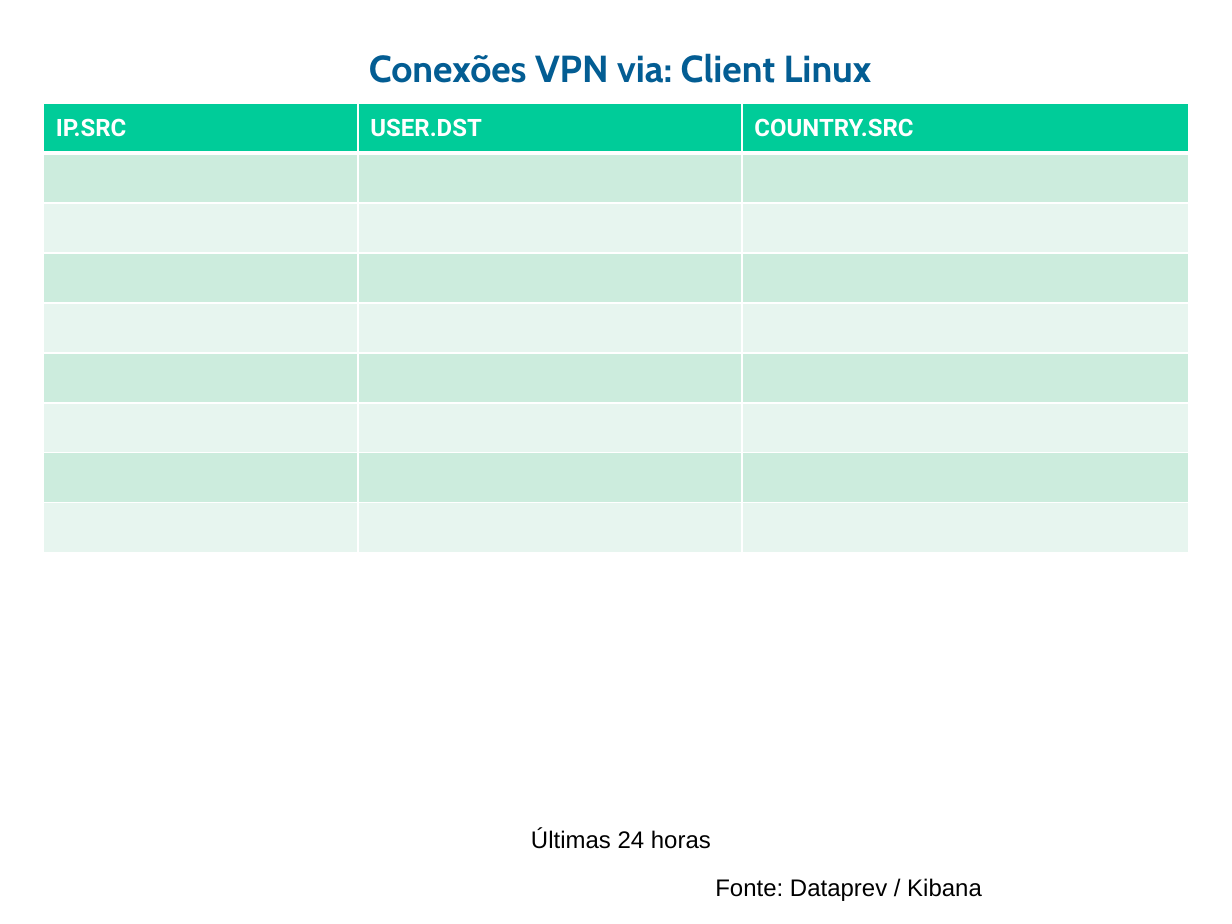
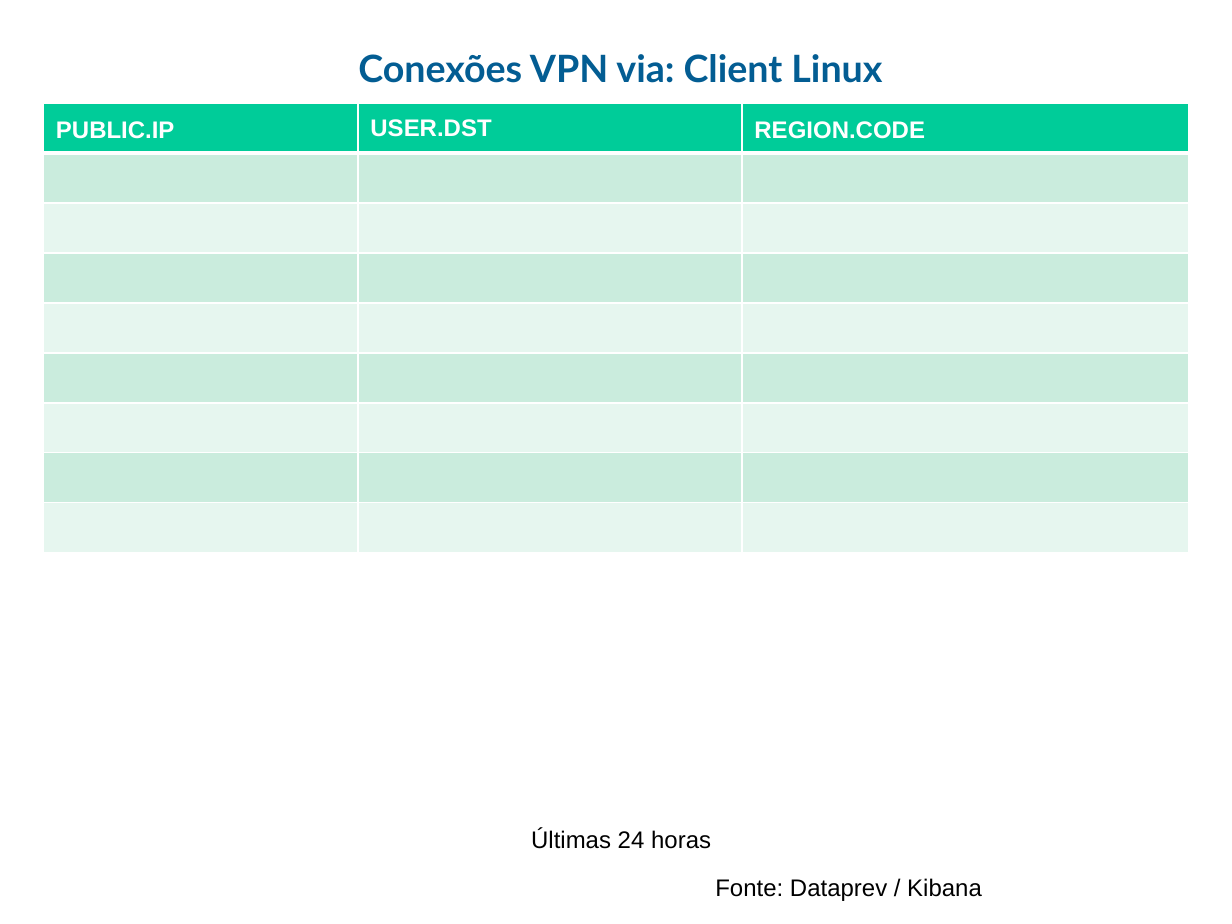
Before and after one commit to guihred/Experiments, a slide deck: slide 19 of src/main/resources/models/Radar_Eventos_v01122020REL1.pptx. Drawn at 1232x924 pixels with LibreOffice and Linux fonts; fonts in the diff are those of the drawing; background and template pictures are left out. Boxes give left, top, right and bottom in pixels: in the first picture for what was removed or moved away, otherwise in the second. Text is boxed around its words. In the diff, an @@ line names an element or a change of style, - is before the commit and + after.

```diff
--- a/src/main/resources/models/Radar_Eventos_v01122020REL1.pptx
+++ b/src/main/resources/models/Radar_Eventos_v01122020REL1.pptx
@@ text "Conexões VPN via: Client Linux" at [358, 54, 882, 83]: font Cabin to Lato @@
@@ table at [43, 103, 1188, 553] @@
-row 1, column 1: IP.SRC
+row 1, column 1: PUBLIC.IP
-row 1, column 3: COUNTRY.SRC
+row 1, column 3: REGION.CODE
@@ fill #CCECDE to #CAECDD in 12 cells @@
@@ fill #E7F6EF to #E6F6EF in 12 cells @@
@@ font Roboto to Arial in "USER.DST" @@
```
Also in this commit, not shown: 18 other slides changed, 3 other files.
